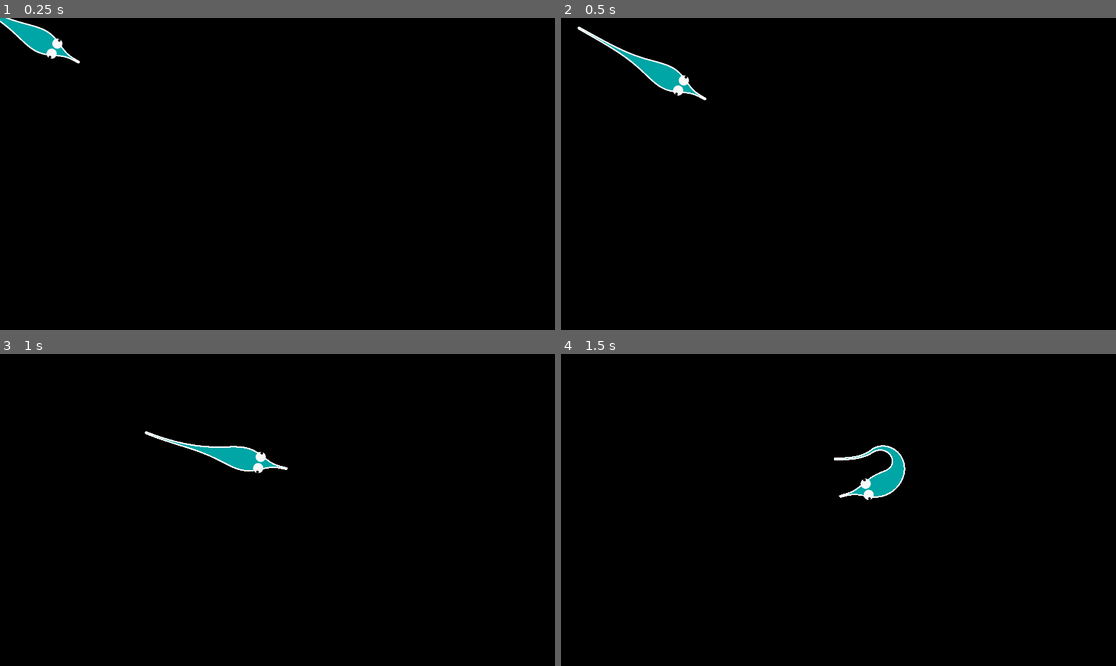
Above: before the commit, frames 1-4 (two rows, left to right).
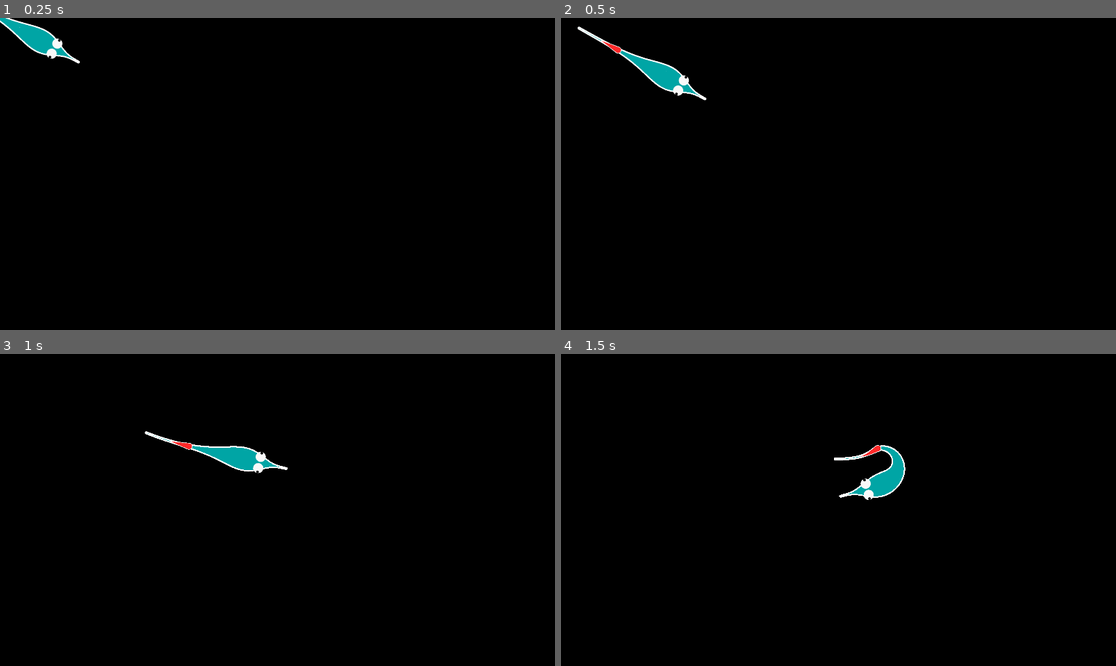
Above: after the commit, the same moments.

Repository: weedleeedle/worm-game
Game: Godot game, scene res://scene/main_scene/main_scene.tscn
Same seed, same stepped clock (60 frames per second), same inputs: the game is played once before the commit and once after it.
Inputs (mouse positions are in pixels of both pictures, inside the frame that each line leads up to):
- Up to frame 1 (0.25 s): no input
- Up to frame 2 (0.5 s): no input
- Up to frame 3 (1 s): move the mouse to (399, 494) at 0.52 s
- Up to frame 4 (1.5 s): move the mouse to (727, 525) at 1.27 s

Frame 1 is identical in both runs. In frame 2, less than 0.1% of the frame differs, in the area x 7-11%, y 7-12%; in frame 3, less than 0.1%; in frame 4, less than 0.1%.

Commit message:
Added rendering sub-bodies!!!
- Added delta to constraints to allow for physics-based computations
- Added z-index to rendering body. We really are reinventing this from
  first principles, huh.

Diff:
--- a/component/body_renderer/body_renderer.gd
+++ b/component/body_renderer/body_renderer.gd
@@ -6,11 +6,13 @@
 	var body: BodySegment
 	var accessories: Array[Accessory]
 	var render_set: RenderSet
+	var z_index: int
 
-	func _init(p_body: BodySegment, p_accessories: Array[Accessory], p_render_set: RenderSet) -> void:
+	func _init(p_body: BodySegment, p_accessories: Array[Accessory], p_render_set: RenderSet, p_z_index: int) -> void:
 		body = p_body
 		accessories = p_accessories
 		render_set = p_render_set
+		z_index = p_z_index
 
 ## How many points to put on the head and tail. This number is doubled for raisins.
 static var END_RESOLUTION: int = 16
@@ -25,11 +27,15 @@
 	# We could prooobably have body segments emit signals when they move so we know to redraw...
 	queue_redraw()
 
-func add_render_target(body: BodySegment, accessories: Array[Accessory], render_set: RenderSet) -> void:
-	render_targets.push_back(RenderTarget.new(body, accessories, render_set))
+func add_render_target(body: BodySegment, accessories: Array[Accessory], render_set: RenderSet, z_index := 0) -> void:
+	# This is famously a very good way of inserting a value into a sorted array.
+	render_targets.push_back(RenderTarget.new(body, accessories, render_set, z_index))
+	render_targets.sort_custom(func (a, b): return a.z_index < b.z_index)
 
 func _draw() -> void:
+	print("Drawing!")
 	for target in render_targets:
+		print("Rendering: ", target.body)
 		_render(target.body, target.accessories, target.render_set)
 
 func _render(segment: BodySegment, accessories: Array[Accessory], render_set: RenderSet) -> void:
--- a/component/body_segment/body_segment.gd
+++ b/component/body_segment/body_segment.gd
@@ -2,14 +2,8 @@
 class_name BodySegment
 extends Node2D
 
-# How "quickly" we begin to slow down when nearing a target position
-const DISTANCE_SCALING: float = 1.0 / 75.0
-
 ## The size of this segment
 @export var radius: float = 50.0
-
-## The max move speed for the head
-@export var max_velocity: float = 350.0
 
 @export var constraint: SegmentConstraint
 
@@ -23,20 +17,8 @@
 	#_generate_circle()
 
 func _process(delta: float) -> void:
-	if is_head():
-		# If this is the head, target and move towards the mouse cursor.
-		var direction := get_global_mouse_position() - global_position
-		var distance := direction.length()
-		# We approach zero as we near the target
-		#var weight := (DISTANCE_SCALING * distance) / sqrt(1 + pow(DISTANCE_SCALING * distance, 2.0))
-		var weight := sqrt(DISTANCE_SCALING * distance)
-		# We probably want to do some kind of easing once we get close to the mouse. We'll see.
-		var velocity := lerpf(0, max_velocity, weight)
-		var movement_vector := direction.normalized() * velocity
-		global_position += movement_vector * delta
-
 	# Handle constraints
-	constraint.apply(self)
+	constraint.apply(self, delta)
 
 	# Make sure the accessories are pointing the right way
 	for accessory in accessories:
--- a/component/renderer_service/renderer_service.gd
+++ b/component/renderer_service/renderer_service.gd
@@ -11,5 +11,5 @@
 func add_renderer(p_renderer: BodyRenderer) -> void:
 	renderer = p_renderer
 
-func add_render_target(body_segment: BodySegment, accessories: Array[Accessory], render_set: RenderSet) -> void:
-	renderer.add_render_target(body_segment, accessories, render_set)
+func add_render_target(body_segment: BodySegment, accessories: Array[Accessory], render_set: RenderSet, z_index := 0) -> void:
+	renderer.add_render_target(body_segment, accessories, render_set, z_index)
--- a/scene/main_scene/main_scene.tscn
+++ b/scene/main_scene/main_scene.tscn
@@ -8,10 +8,13 @@
 [ext_resource type="Script" uid="uid://bveufj3y2tke7" path="res://src/segment_constraints/angle_constraint.gd" id="6_1psi4"]
 [ext_resource type="Script" uid="uid://bmgkh06h8vagm" path="res://src/accessories/accessory.gd" id="7_abis2"]
 [ext_resource type="Script" uid="uid://phelohebufk8" path="res://src/accessories/scene_accessory.gd" id="8_gbtja"]
+[ext_resource type="Script" uid="uid://cwnncqtaoeyah" path="res://src/segment_constraints/follow_mouse_constraint.gd" id="9_bxhx3"]
 [ext_resource type="PackedScene" uid="uid://dn6j6tynciqx7" path="res://component/body_renderer/body_renderer.tscn" id="9_nbf3l"]
 [ext_resource type="Script" uid="uid://cai3g7scdoai3" path="res://src/outline/outline.gd" id="10_caomg"]
 [ext_resource type="Script" uid="uid://btng3safvwlh7" path="res://src/outline/render_set.gd" id="11_gyydh"]
+[ext_resource type="Script" uid="uid://cfebchxkwkr7s" path="res://src/iterators/expression_iterator.gd" id="11_vxise"]
 [ext_resource type="PackedScene" uid="uid://bru2tnj2ekgjo" path="res://component/property_manager/property_manager.tscn" id="12_wfqtb"]
+[ext_resource type="Script" uid="uid://b80mymgwap2xb" path="res://src/accessories/sub_body_accessory.gd" id="14_bxhx3"]
 
 [sub_resource type="Resource" id="Resource_wfqtb"]
 script = ExtResource("5_n4opw")
@@ -23,9 +26,13 @@
 min_angle = 175.0
 metadata/_custom_type_script = "uid://bveufj3y2tke7"
 
+[sub_resource type="Resource" id="Resource_caomg"]
+script = ExtResource("9_bxhx3")
+metadata/_custom_type_script = "uid://cwnncqtaoeyah"
+
 [sub_resource type="Resource" id="Resource_vxise"]
 script = ExtResource("3_vxise")
-sub_constraints = Array[ExtResource("4_bxhx3")]([SubResource("Resource_wfqtb"), SubResource("Resource_co2fn")])
+sub_constraints = Array[ExtResource("4_bxhx3")]([SubResource("Resource_wfqtb"), SubResource("Resource_co2fn"), SubResource("Resource_caomg")])
 metadata/_custom_type_script = "uid://c36u81uwa6gu0"
 
 [sub_resource type="Resource" id="Resource_bxhx3"]
@@ -33,6 +40,39 @@
 custom_model_scene = "uid://yjdocj0aocbt"
 placement = 0.02
 metadata/_custom_type_script = "uid://phelohebufk8"
+
+[sub_resource type="Resource" id="Resource_n4opw"]
+script = ExtResource("11_vxise")
+expression = "10-i"
+end_range = 10.0
+steps = 65
+metadata/_custom_type_script = "uid://cfebchxkwkr7s"
+
+[sub_resource type="Resource" id="Resource_1psi4"]
+script = ExtResource("5_n4opw")
+max_distance = 1.0
+metadata/_custom_type_script = "uid://df5fvyk41gl1y"
+
+[sub_resource type="Resource" id="Resource_abis2"]
+script = ExtResource("10_caomg")
+outline_color = Color(1, 1, 1, 1)
+outline_width = 2.0
+metadata/_custom_type_script = "uid://cai3g7scdoai3"
+
+[sub_resource type="Resource" id="Resource_gbtja"]
+script = ExtResource("11_gyydh")
+fill_color = Color(1, 0.16078432, 0.16078432, 1)
+outlines = Array[ExtResource("10_caomg")]([SubResource("Resource_abis2")])
+metadata/_custom_type_script = "uid://btng3safvwlh7"
+
+[sub_resource type="Resource" id="Resource_nbf3l"]
+script = ExtResource("14_bxhx3")
+body_iterator = SubResource("Resource_n4opw")
+constraint = SubResource("Resource_1psi4")
+render_set = SubResource("Resource_gbtja")
+z_index = 1
+placement = 0.1
+metadata/_custom_type_script = "uid://b80mymgwap2xb"
 
 [sub_resource type="Resource" id="Resource_rdy5v"]
 script = ExtResource("10_caomg")
@@ -54,7 +94,7 @@
 [node name="PropertyManager" parent="." unique_id=1227955740 instance=ExtResource("12_wfqtb")]
 iterator = ExtResource("2_co2fn")
 constraint = SubResource("Resource_vxise")
-accessories = Array[ExtResource("7_abis2")]([SubResource("Resource_bxhx3")])
+accessories = Array[ExtResource("7_abis2")]([SubResource("Resource_bxhx3"), SubResource("Resource_nbf3l")])
 render_set = SubResource("Resource_fxesv")
 
 [connection signal="accessories_changed" from="PropertyManager" to="." method="_on_property_manager_accessories_changed"]
--- a/src/accessories/sub_body_accessory.gd
+++ b/src/accessories/sub_body_accessory.gd
@@ -11,8 +11,18 @@
 ## Instructions for rendering the body part.
 @export var render_set: RenderSet
 
+@export var z_index: int = 0
+
 func init_accessory_model() -> AccessoryModel:
-	pass
+	var accessory_model: AccessoryModel = accessory_model_scene.instantiate()
+	current_accessory_model = accessory_model
+	var body = BodyFactory.create_body(body_iterator, constraint, [])
+	# Experiment: Disable global positioning only for this node.
+	body.top_level = false
+	current_accessory_model.add_child(body)
+	RenderService.add_render_target(body, [], render_set, z_index)
+	return current_accessory_model
 
 func draw_accessory_model() -> void:
+	# I guess we don't need this function after all lol
 	pass
--- a/src/segment_constraints/angle_constraint.gd
+++ b/src/segment_constraints/angle_constraint.gd
@@ -10,7 +10,7 @@
 			min_angle = value
 			emit_changed()
 
-func apply(on: BodySegment) -> void:
+func apply(on: BodySegment, _delta: float) -> void:
 	# Head doesn't get any constraints
 	if on.is_head():
 		return
--- a/src/segment_constraints/distance_constraint.gd
+++ b/src/segment_constraints/distance_constraint.gd
@@ -10,7 +10,7 @@
 			max_distance = value
 			emit_changed()
 
-func apply(on: BodySegment) -> void:
+func apply(on: BodySegment, _delta: float) -> void:
 	# Head doesn't get any constraints
 	if on.is_head():
 		return
--- /dev/null
+++ b/src/segment_constraints/follow_mouse_constraint.gd
@@ -0,0 +1,24 @@
+class_name FollowMouseConstraint
+extends SegmentConstraint
+
+# How "quickly" we begin to slow down when nearing a target position
+@export var distance_scaling: float = 1.0 / 75.0
+
+## The max move speed for the head
+@export var max_velocity: float = 350.0
+
+func apply(on: BodySegment, delta: float) -> void:
+	# Don't do anything if this isn't the head.
+	if !on.is_head():
+		return
+
+	# If this is the head, target and move towards the mouse cursor.
+	var direction := on.get_global_mouse_position() - on.global_position
+	var distance := direction.length()
+	# We approach zero as we near the target
+	#var weight := (DISTANCE_SCALING * distance) / sqrt(1 + pow(DISTANCE_SCALING * distance, 2.0))
+	var weight := sqrt(distance_scaling * distance)
+	# We probably want to do some kind of easing once we get close to the mouse. We'll see.
+	var velocity := lerpf(0, max_velocity, weight)
+	var movement_vector := direction.normalized() * velocity
+	on.global_position += movement_vector * delta
--- a/src/segment_constraints/group_constraint.gd
+++ b/src/segment_constraints/group_constraint.gd
@@ -12,6 +12,6 @@
 				constraint.changed.connect(emit_changed)
 			emit_changed()
 
-func apply(on: BodySegment) -> void:
+func apply(on: BodySegment, delta: float) -> void:
 	for constraint in sub_constraints:
-		constraint.apply(on)
+		constraint.apply(on, delta)
--- a/src/segment_constraints/iterator_constraint.gd
+++ b/src/segment_constraints/iterator_constraint.gd
@@ -23,7 +23,7 @@
 var x_iterator_result: IteratorCollector
 var y_iterator_result: IteratorCollector
 
-func apply(on: BodySegment) -> void:
+func apply(on: BodySegment, _delta: float) -> void:
 	# This is such a huge waste of performance lol. We should figure out how to cache this (probably in the body segment itself)
 	var total_length: int = on.get_length()
 	var idx: int = on.get_distance_to_head()
--- a/src/segment_constraints/segment_constraint.gd
+++ b/src/segment_constraints/segment_constraint.gd
@@ -4,7 +4,7 @@
 extends Resource
 
 ## Moves the nodes or whatever.
-@abstract func apply(on: BodySegment) -> void
+@abstract func apply(on: BodySegment, delta: float) -> void
 
 # Note, we might have to do some additional steps if we have multiple constraints that apply different transformations?
 # Or maybe we don't care?
Not shown, added: src/segment_constraints/follow_mouse_constraint.gd.uid
